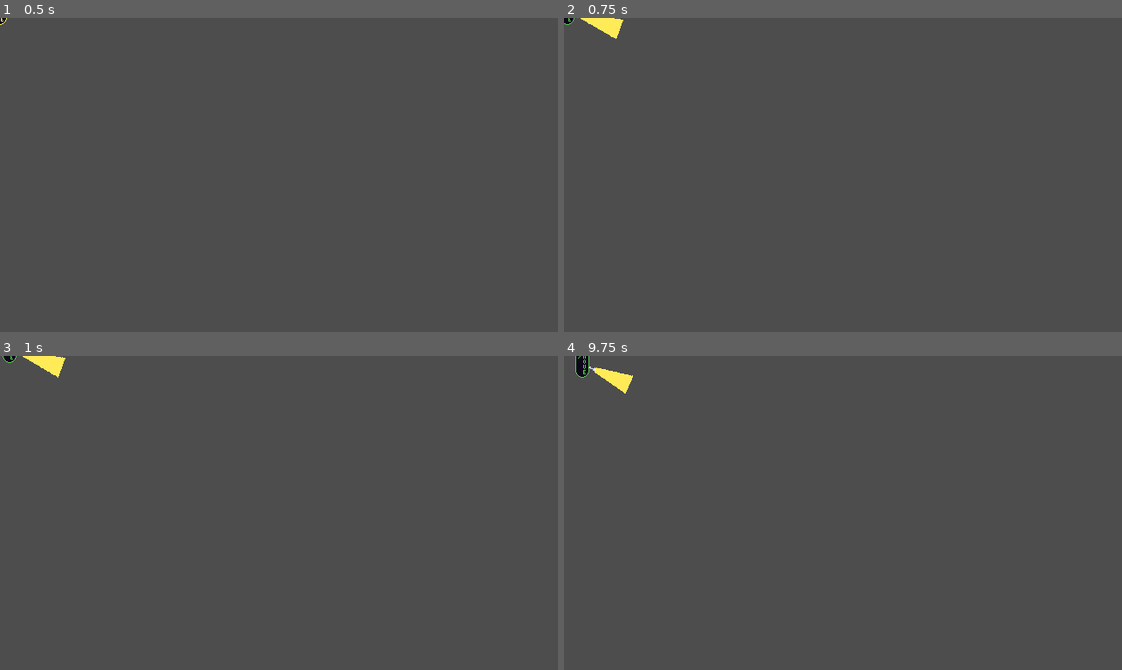
Above: before the commit, frames 1-4 (two rows, left to right).
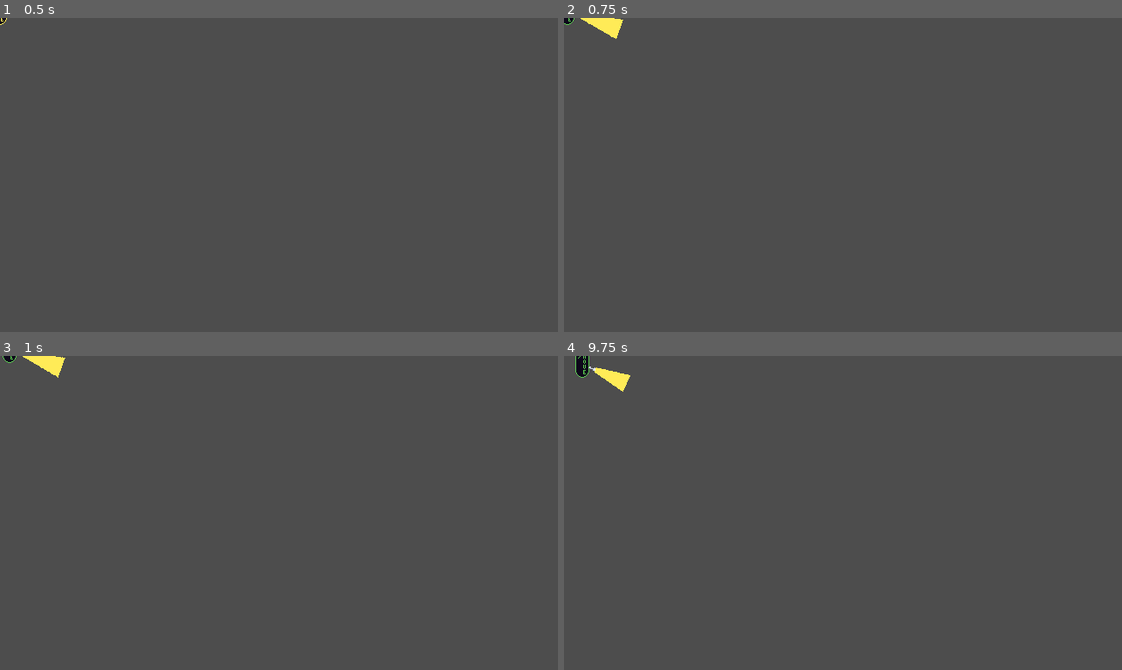
Above: after the commit, the same moments.

Repository: zibetnu/haunting-hijinx
Game: Godot game, scene res://src/player/hunter.tscn
Same seed, same stepped clock (60 frames per second), same inputs: the game is played once before the commit and once after it. This scene is started directly instead of the project's main scene.
Inputs (mouse positions are in pixels of both pictures, inside the frame that each line leads up to):
- Up to frame 1 (0.5 s): no input
- Up to frame 2 (0.75 s): tap Enter at 0.5 s; move the mouse to (965, 159) at 0.52 s; press the mouse at (965, 159) at 0.53 s; hold D (move_right) from 0.53 s (still down)
- Up to frame 3 (1 s): keep holding D (move_right)
- Up to frame 4 (9.75 s): move the mouse to (731, 528) at 1.27 s; release D (move_right) at 1.28 s; release the mouse at (731, 528) at 1.28 s; hold S (move_down) 1.28-2.03 s; right-click (731, 528) at 1.35 s; move the mouse to (898, 443) at 2.02 s; press the mouse at (898, 443) at 2.03 s; hold D (move_right) 2.03-2.78 s; move the mouse to (815, 575) at 2.77 s; release the mouse at (815, 575) at 2.78 s; hold W (move_up) 2.78-3.53 s; right-click (815, 575) at 2.85 s; move the mouse to (1010, 560) at 3.52 s; press the mouse at (1010, 560) at 3.53 s; hold A (move_left) 3.53-5.03 s; move the mouse to (675, 465) at 4.27 s; release the mouse at (675, 465) at 4.28 s; right-click (675, 465) at 4.35 s; tap Space at 5 s; move the mouse to (870, 513) at 5.02 s; press the mouse at (870, 513) at 5.03 s; hold S (move_down) 5.03-5.78 s; move the mouse to (759, 434) at 5.77 s; release the mouse at (759, 434) at 5.78 s; hold D (move_right) 5.78-6.53 s; right-click (759, 434) at 5.85 s; move the mouse to (965, 497) at 6.52 s; press the mouse at (965, 497) at 6.53 s; hold W (move_up) 6.53-7.28 s; move the mouse to (731, 528) at 7.27 s; release the mouse at (731, 528) at 7.28 s; hold D (move_right) 7.28-8.03 s; right-click (731, 528) at 7.35 s; tap Enter at 8 s; move the mouse to (898, 443) at 8.02 s; press the mouse at (898, 443) at 8.03 s; hold S (move_down) 8.03-8.78 s; move the mouse to (815, 575) at 8.77 s; release the mouse at (815, 575) at 8.78 s; hold A (move_left) 8.78-9.53 s; right-click (815, 575) at 8.85 s; move the mouse to (1010, 560) at 9.52 s; press the mouse at (1010, 560) at 9.53 s; hold W (move_up) from 9.53 s (still down)

Frame 1 is identical in both runs. In frame 2, less than 0.1% of the frame differs, in the area x 9-11%, y 0-5%; in frame 3, less than 0.1%; in frame 4, less than 0.1%, in the area x 10-13%, y 6-12%.

Commit message:
Add distinct long and short beams for flashlight

Diff:
--- a/src/player/ability/flashlight/flashlight.gd
+++ b/src/player/ability/flashlight/flashlight.gd
@@ -4,6 +4,8 @@
 
 const FLASHLIGHT_BODY_PERCENTAGE = 0.142
 const MAX_CAST_LENGTH = 48
+const LOW_CAST_LENGTH = 8
+const MIN_CAST_LENGTH = 4
 
 @export var action_name: String
 @export var active_modifier: Modifier
@@ -15,10 +17,31 @@
 var battery := max_battery:
 	set(value):
 		battery = clamp(value, 0, max_battery)
+		var cast_length: float
+		if not is_battery_low:
+			cast_length = (
+					LOW_CAST_LENGTH
+					+ (MAX_CAST_LENGTH - LOW_CAST_LENGTH)
+					* ((percentage - low_percentage) / (1.0 - low_percentage))
+			)
+
+		else:
+			cast_length = (
+					MIN_CAST_LENGTH
+					+ (LOW_CAST_LENGTH - MIN_CAST_LENGTH)
+					* (percentage / low_percentage)
+			)
+
 		_sprite.material.set_shader_parameter("percentage",
-				FLASHLIGHT_BODY_PERCENTAGE + (1.0 - FLASHLIGHT_BODY_PERCENTAGE) * percentage)
+				(
+						FLASHLIGHT_BODY_PERCENTAGE
+						+ (1.0 - FLASHLIGHT_BODY_PERCENTAGE)
+						* (cast_length / MAX_CAST_LENGTH)
+				)
+		)
+
 		for raycast in _raycast_parent.get_children():
-			raycast.target_position.x = MAX_CAST_LENGTH * percentage
+			raycast.target_position.x = cast_length
 
 var flashlight_rotation: float:
 	get:
